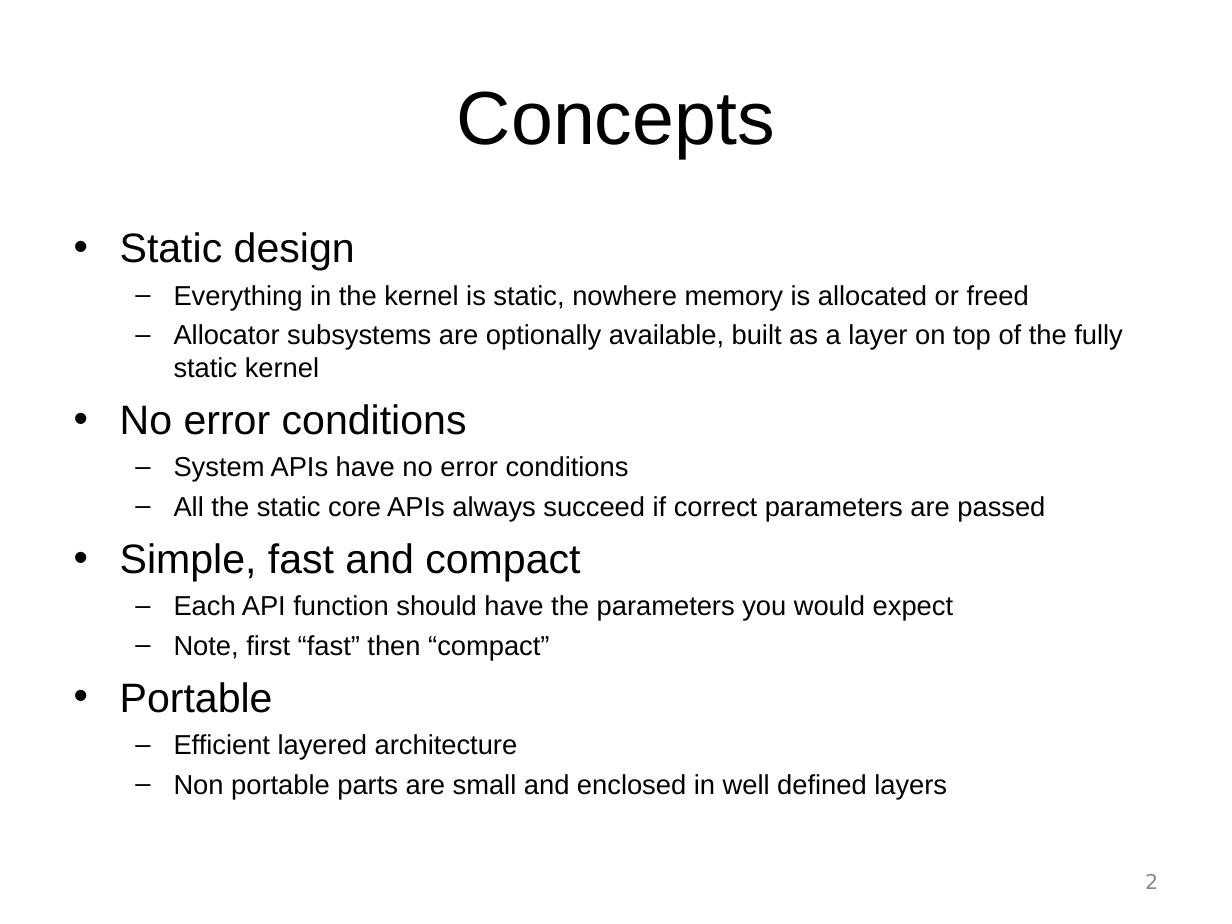
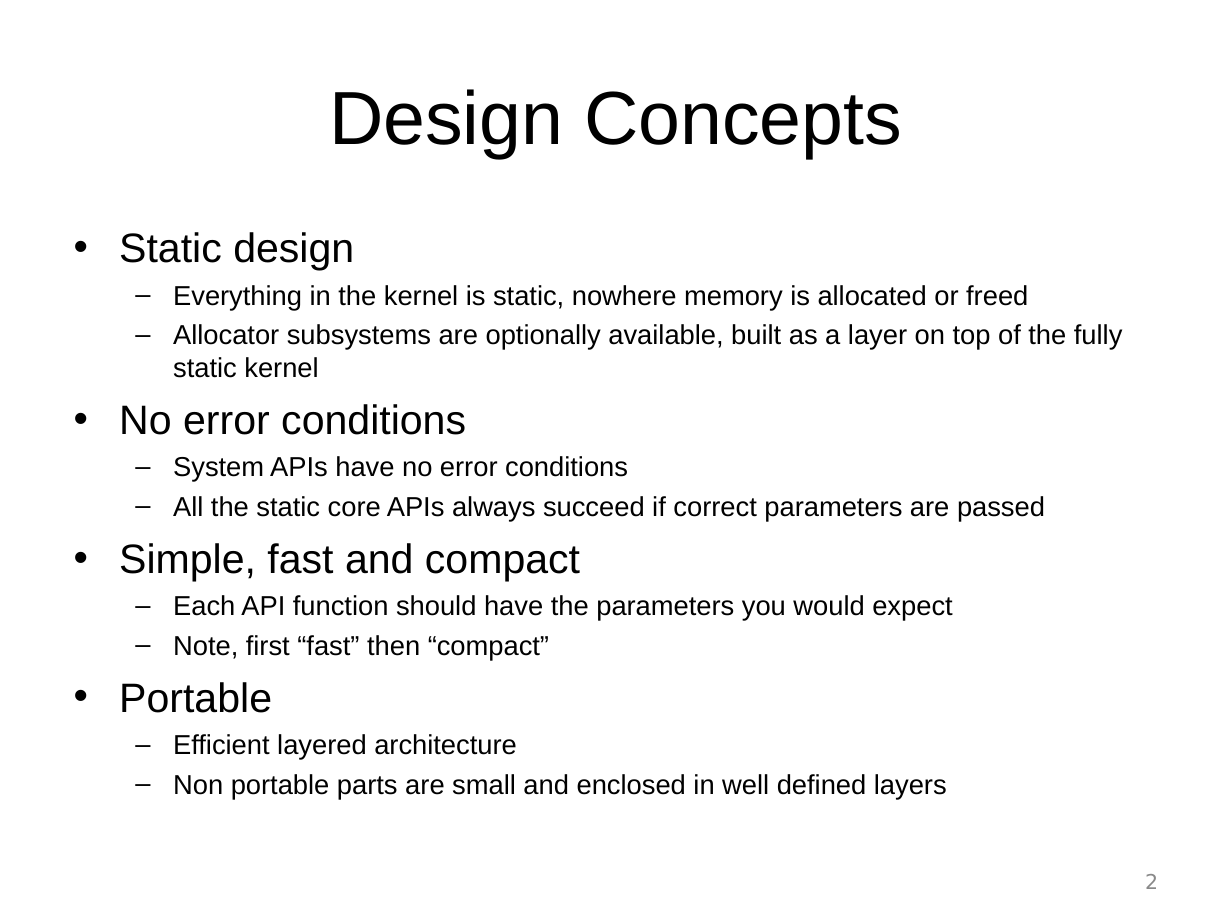
Before and after one commit to ArduPilot/ChibiOS.svn, a slide deck: slide 2 of slides_better_embedded_2012/ChibiOS-RT 2 Architecture.ppt. Drawn at 1232x924 pixels with LibreOffice and Linux fonts; fonts in the diff are those of the drawing; background and template pictures are left out. Boxes give left, top, right and bottom in pixels: in the first picture for what was removed or moved away, otherwise in the second. Text is boxed around its words. In the diff, an @@ line names an element or a change of style, - is before the commit and + after.

```diff
--- a/slides_better_embedded_2012/ChibiOS-RT 2 Architecture.ppt
+++ b/slides_better_embedded_2012/ChibiOS-RT 2 Architecture.ppt
@@ text at (329,89,902,158): text changed @@
-Concepts
+Design Concepts
```
Also in this commit, not shown: 13 other slides changed, 3 other files.
